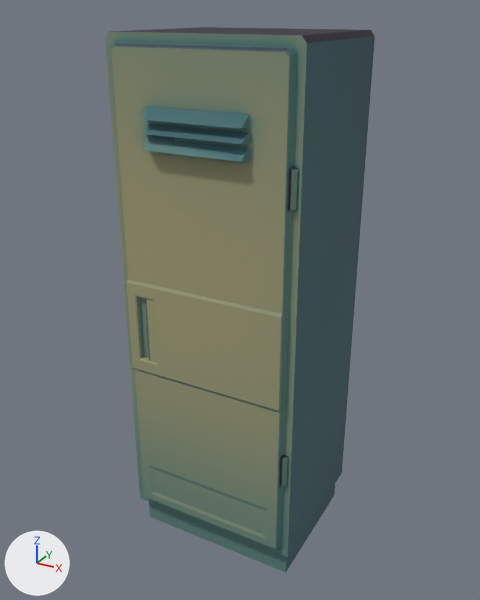
A saved change to the glTF model assets/models/Locker.glb.
Before and after are seen from a 50 mm lens placed at (1.2, -2.22, 2.18), pointed at (-0.01, -0.02, 1.08). The lights are fixed; the arrows at lower left show +X, +Y and +Z. Where no turn or scale is listed for an object, it has been applied to the vertices. Vertices at the same position are counted once.

Names of what the first picture shows: 'Locker_body', 'Locker_door'.
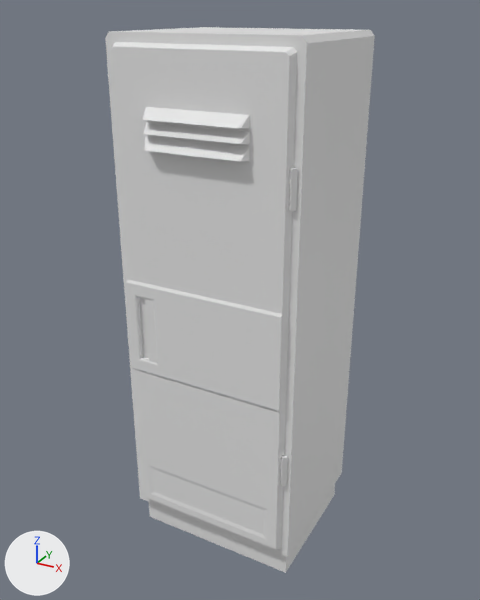
Where the change shows, as pixel boxes [x1, y1, x2, y2] in the pictures (480 x 600 px):
'Locker_door', recoloured
    both: [111, 42, 298, 549]
part 1 of me_locker_body, recoloured (cyan to grey)
    both: [105, 27, 375, 573]

The change, as a list of edits to the scene's bpy script:
```text
Change me_locker_body:
    used by ob_locker_body; location = (0.0, 0.0, 0.0)
    remove me_locker_body.from_pydata(...)  # 56 vertices, 96 faces; spans x -0.37..0.37, y -0.31..0.31, z 0.0..2.11
    add me_locker_body.from_pydata(...)  # 319 vertices, 578 faces; spans x -0.37..0.37, y -0.31..0.31, z 0.0..2.11
    me_locker_body part 1: 60 faces spanning x -0.37..0.37, y -0.31..0.31, z 0.0..2.11 switch from mat_control_objects (picture img_control_objects_psd) to no material
    me_locker_body part 2: the surface is now shaded smooth
Change me_locker_door:
    where me_locker_door.from_pydata(...)  # 137 vertices, 262 faces; spans x -0.68..0.02, y -0.07..0.01, z -1.06..0.85
    remove me_locker_door.materials.append(mat_control_objects)  # picture img_control_objects_psd
```
